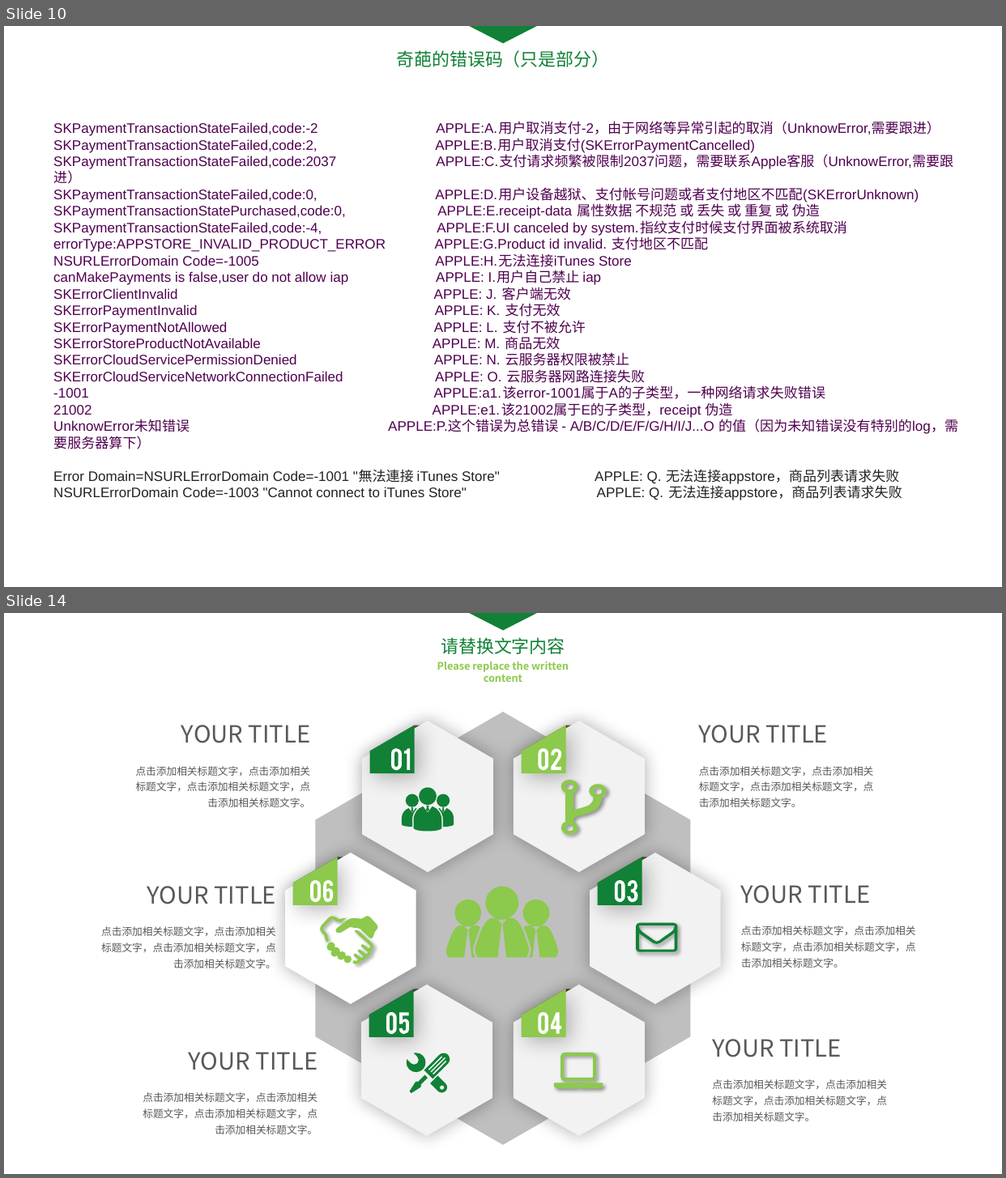
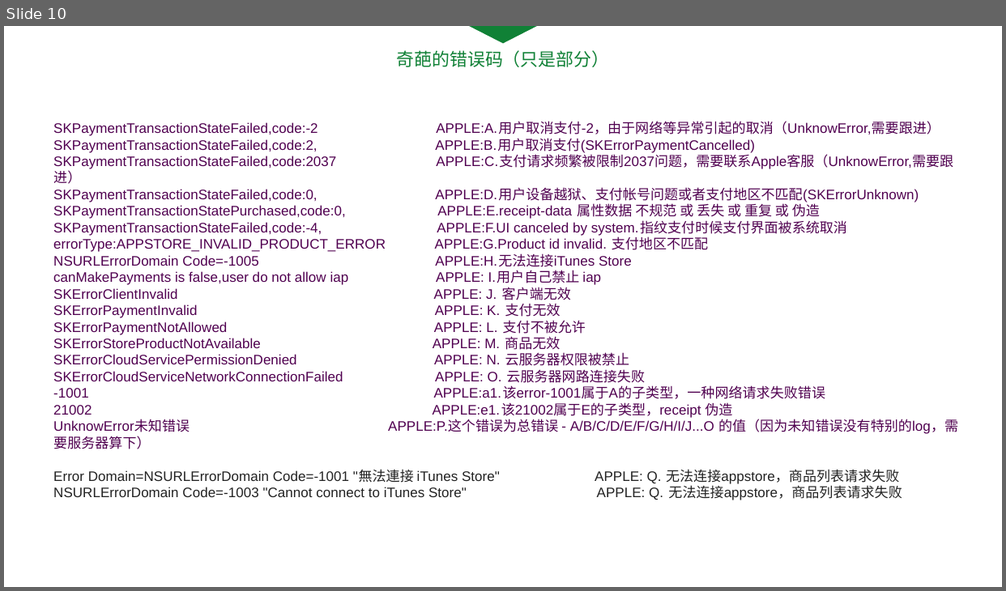
Before and after one commit to qiyer/ApplePayDemo, a slide deck: Pay_PPT/Apple_Pay.pptx. Shown one above the other, each under a label of ours: slides 10 and 14 before the commit, slide 10 after it; the slides between them are not shown. The pictures are 1006x1178 and 1006x591 pixels, drawn with LibreOffice and Linux fonts; fonts in the diff are those of the drawing. Boxes give left, top, right and bottom in pixels: in the first picture for what was removed or moved away, otherwise in the second. Text is boxed around its words. In the diff, an @@ line names an element or a change of style, - is before the commit and + after.

```diff
--- a/Pay_PPT/Apple_Pay.pptx
+++ b/Pay_PPT/Apple_Pay.pptx
@@ slide 14 removed at [4,613,1002,1174], background #FFFFFF @@
@@ triangle removed at [467,613,539,630] @@
@@ text removed at [437,661,569,682] @@
-Please replace the written content
@@ text removed at [441,637,565,654] @@
-请替换文字内容
@@ text removed at [181,725,311,743] @@
-YOUR TITLE
@@ freeform shape removed at [316,712,690,1145] @@
@@ text removed at [699,725,829,743] @@
-YOUR TITLE
@@ text removed at [136,766,311,807] @@
-点击添加相关标题文字，点击添加相关标题文字，点击添加相关标题文字，点击添加相关标题文字。
@@ group removed at [513,721,645,872]: 6 freeform shapes @@
@@ text removed at [699,766,874,807] @@
-点击添加相关标题文字，点击添加相关标题文字，点击添加相关标题文字，点击添加相关标题文字。
@@ group removed at [363,721,494,872]: 14 freeform shapes, 3 ellipses @@
@@ text removed at [147,886,276,905] @@
-YOUR TITLE
@@ freeform shape removed at [445,900,481,958] @@
@@ freeform shape removed at [473,886,530,957] @@
@@ freeform shape removed at [523,900,560,958] @@
@@ text removed at [741,885,871,904] @@
-YOUR TITLE
@@ text removed at [101,926,276,969] @@
-点击添加相关标题文字，点击添加相关标题文字，点击添加相关标题文字，点击添加相关标题文字。
@@ group removed at [285,853,415,1004]: 7 freeform shapes @@
@@ group removed at [590,853,720,1004]: 6 freeform shapes @@
@@ text removed at [741,926,916,968] @@
-点击添加相关标题文字，点击添加相关标题文字，点击添加相关标题文字，点击添加相关标题文字。
@@ text removed at [712,1039,842,1058] @@
-YOUR TITLE
@@ text removed at [189,1052,318,1071] @@
-YOUR TITLE
@@ group removed at [513,985,645,1136]: 6 freeform shapes @@
@@ text removed at [143,1093,317,1135] @@
-点击添加相关标题文字，点击添加相关标题文字，点击添加相关标题文字，点击添加相关标题文字。
@@ group removed at [361,985,492,1136]: 9 freeform shapes @@
@@ text removed at [712,1080,887,1122] @@
-点击添加相关标题文字，点击添加相关标题文字，点击添加相关标题文字，点击添加相关标题文字。
```
Also in this commit, not shown: 2 slides changed, 1 slide added, 5 other slides removed, 1 other file.
